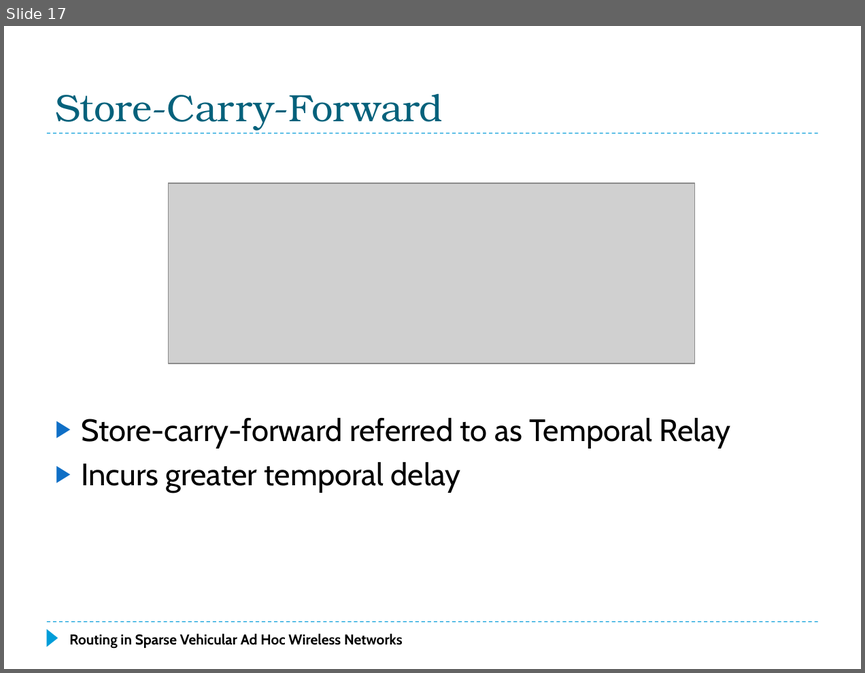
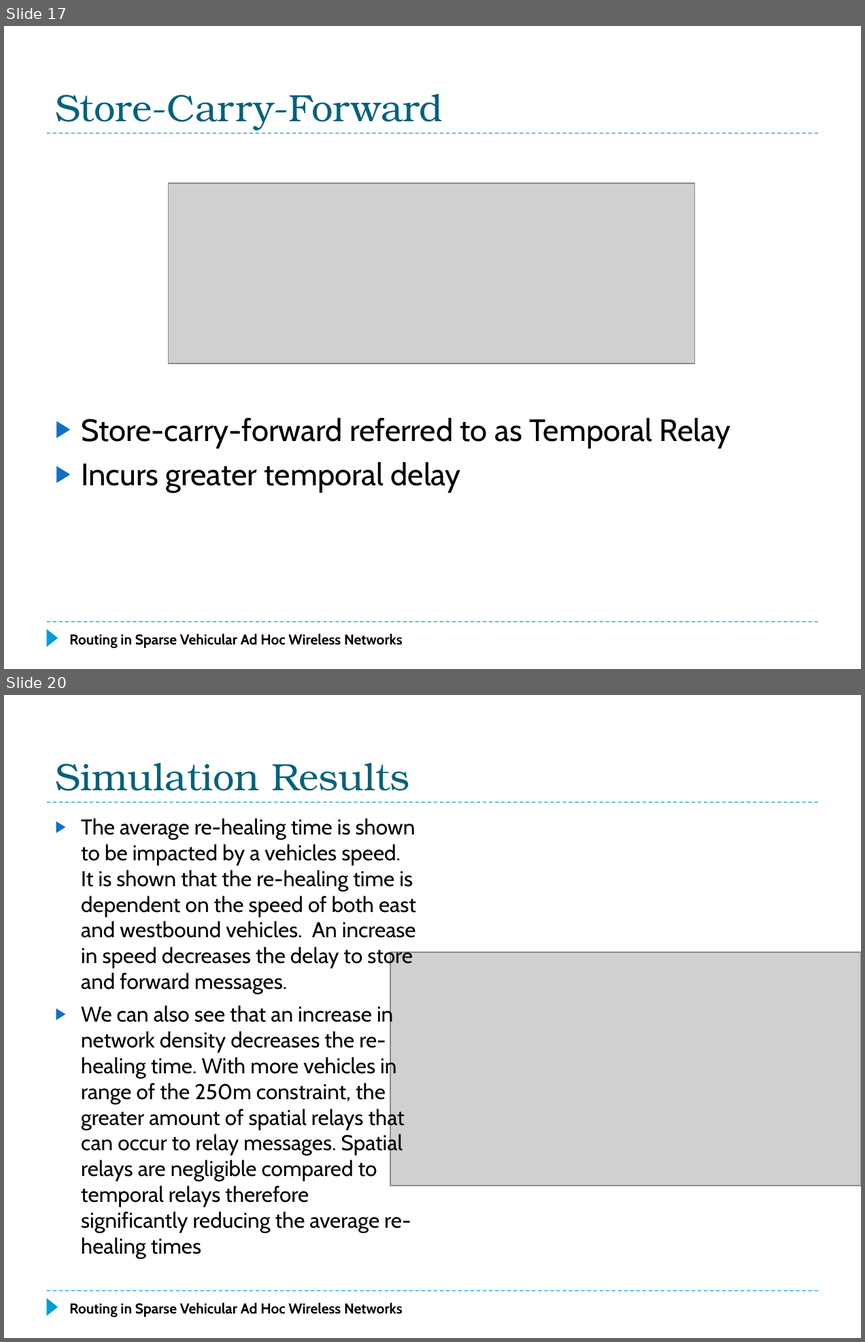
Before and after one commit to f33losopher/EEMaster_VANET, a slide deck: VANET_Felix.pptx. Shown one above the other, each under a label of ours: slide 17 before the commit, slides 17 and 20 after it; the slides between them are not shown. The pictures are 865x673 and 865x1342 pixels, drawn with LibreOffice and Linux fonts; fonts in the diff are those of the drawing; grey boxes stand for pictures. Boxes give left, top, right and bottom in pixels: in the first picture for what was removed or moved away, otherwise in the second. Text is boxed around its words. In the diff, an @@ line names an element or a change of style, - is before the commit and + after.

```diff
--- a/VANET_Felix.pptx
+++ b/VANET_Felix.pptx
@@ slide 20 added at (4, 695, 861, 1338), background #FFFFFF; not listed: 3 template elements that a slide beside it also shows @@
@@ title added at (55, 763, 410, 791), 32 pt, text #04617B @@
+Simulation Results
@@ text added at (81, 818, 416, 1258), 18 pt, text #000000 @@
+▶ The average re-healing time is shown to be impacted by a vehicles speed. It is shown that the re-healing time is dependent on the speed of both east and westbound vehicles. An increase in speed decreases the delay to store and forward messages.
+▶ We can also see that an increase in network density decreases the re-healing time. With more vehicles in range of the 250m constraint, the greater amount of spatial relays that can occur to relay messages. Spatial relays are negligible compared to temporal relays therefore significantly reducing the average re-healing times
@@ picture added at (390, 952, 861, 1185) @@
@@ text added at (69, 1302, 402, 1317), 12 pt, text #000000, bold @@
+Routing in Sparse Vehicular Ad Hoc Wireless Networks
```
Also in this commit, not shown: 1 slide changed, 10 other slides added, 7 slides removed, 1 other file.
